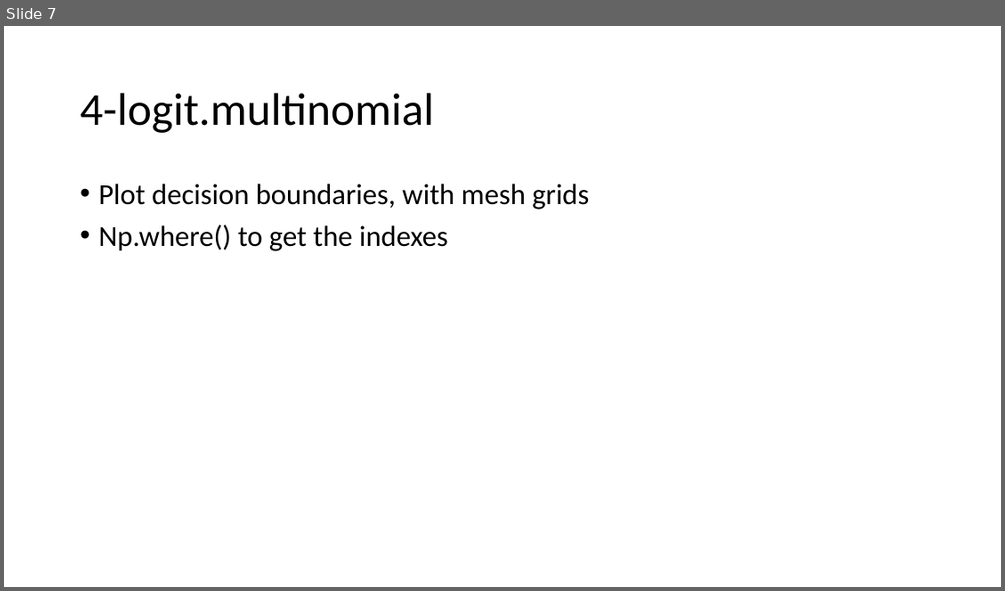
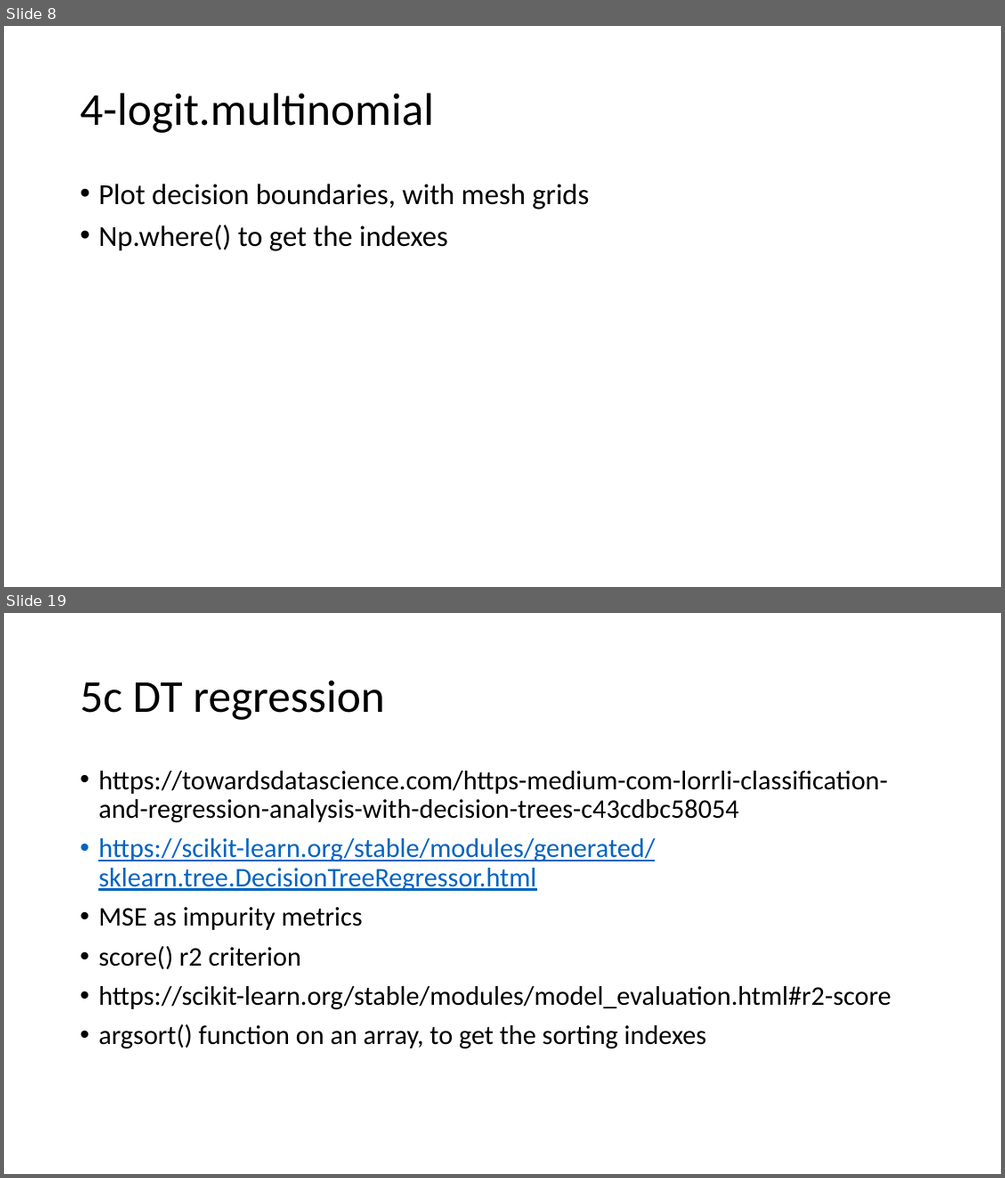
Before and after one commit to FranzGH/IoT_ML, a slide deck: Sklearn-UG.pptx. Shown one above the other, each under a label of ours: slide 7 before the commit, slides 8 and 19 after it; the slides between them are not shown. The pictures are 1005x591 and 1005x1178 pixels, drawn with LibreOffice and Linux fonts; fonts in the diff are those of the drawing. Boxes give left, top, right and bottom in pixels: in the first picture for what was removed or moved away, otherwise in the second. Text is boxed around its words. In the diff, an @@ line names an element or a change of style, - is before the commit and + after.

```diff
--- a/Sklearn-UG.pptx
+++ b/Sklearn-UG.pptx
@@ slide 19 added at (x1=4, y1=613, x2=1001, y2=1174), background #FFFFFF @@
@@ title added at (x1=80, y1=680, x2=385, y2=720), 44 pt, text #000000 @@
+5c DT regression
@@ text added at (x1=98, y1=771, x2=890, y2=1049), 25.9 pt, text #000000 @@
+• https://towardsdatascience.com/https-medium-com-lorrli-classification-and-regression-analysis-with-decision-trees-c43cdbc58054
+• https://scikit-learn.org/stable/modules/generated/sklearn.tree.DecisionTreeRegressor.html
+• MSE as impurity metrics
+• score() r2 criterion
+• https://scikit-learn.org/stable/modules/model_evaluation.html#r2-score
+• argsort() function on an array, to get the sorting indexes
@@ what was slide 7 is now slide 8 @@
```
Also in this commit, not shown: 28 other slides added, 16 other files.
